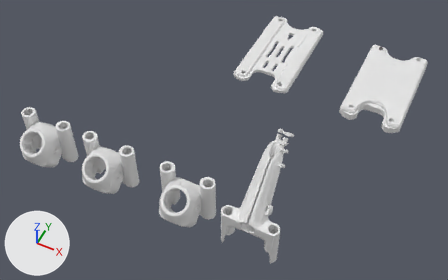
Before and after pictures for a commit that changed the Blender file Typhon/Typhon.blend.
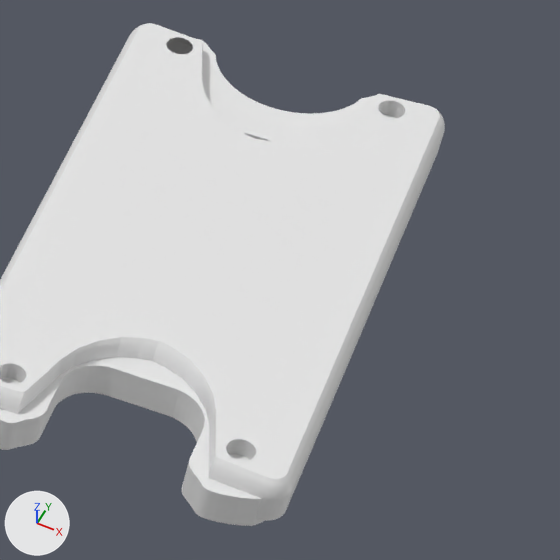
There are two pictures of each version: one whole from a 50 mm lens placed at (0.1058, -0.1598, 0.2608), pointed at (-0.0014, 0.0546, -0.0072), one close up on the part from 78% to 100% of the width and 14% to 50% of the height. Every picture has the same lights, and +X, +Y and +Z are marked at lower left.

In view in the first close-up: 'Cube.003', 'TyphonTopPlateXL.002'.
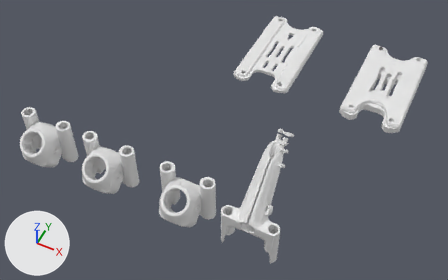
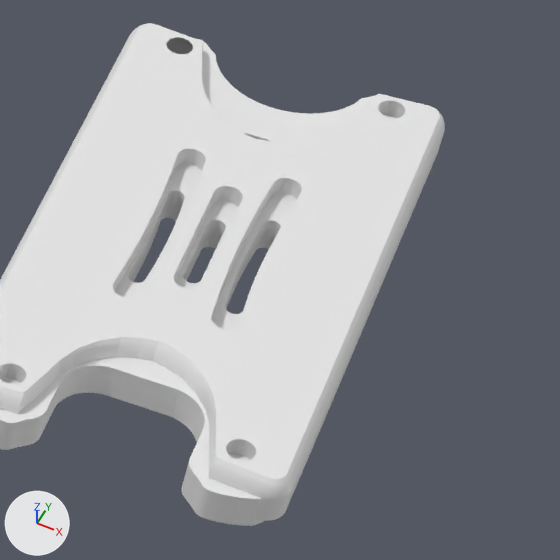
Commit message: top plate protector

Where the change shows, as pixel boxes [x1, y1, x2, y2] in the close-ups (560 x 560 px):
```json
{"object": "Cube.003", "change": "modifiers changed", "before": [0, 23, 445, 521], "after": [0, 23, 445, 521]}
```

The change, as JSON lines over the scene's bpy script:
```json
{"op": "add", "block": "me_typhontopplatexl_004", "code": ["me_typhontopplatexl_004 = bpy.data.meshes.new('TyphonTopPlateXL.004')", "me_typhontopplatexl_004.from_pydata(...)  # 244 vertices, 250 faces; spans x -6.9..6.9, y -13.0..13.0, z -7.0..5.0"]}
{"op": "add", "block": "ob_cube_003", "code": "_m = ob_cube_003.modifiers.new('Boolean.002', 'BOOLEAN')"}
{"op": "add", "block": "ob_cube_003", "code": "_m.object = ob_typhontopplatexl_004"}
{"op": "add", "block": "ob_typhontopplatexl_004", "code": ["ob_typhontopplatexl_004 = bpy.data.objects.new('TyphonTopPlateXL.004', me_typhontopplatexl_004)", "ob_typhontopplatexl_004.location = (0.0696, 0.132, 0.0)", "ob_typhontopplatexl_004.scale = (0.001, 0.001, 0.001)", "ob_typhontopplatexl_004.hide_set(True)  # wire or fog, not drawn"]}
```
